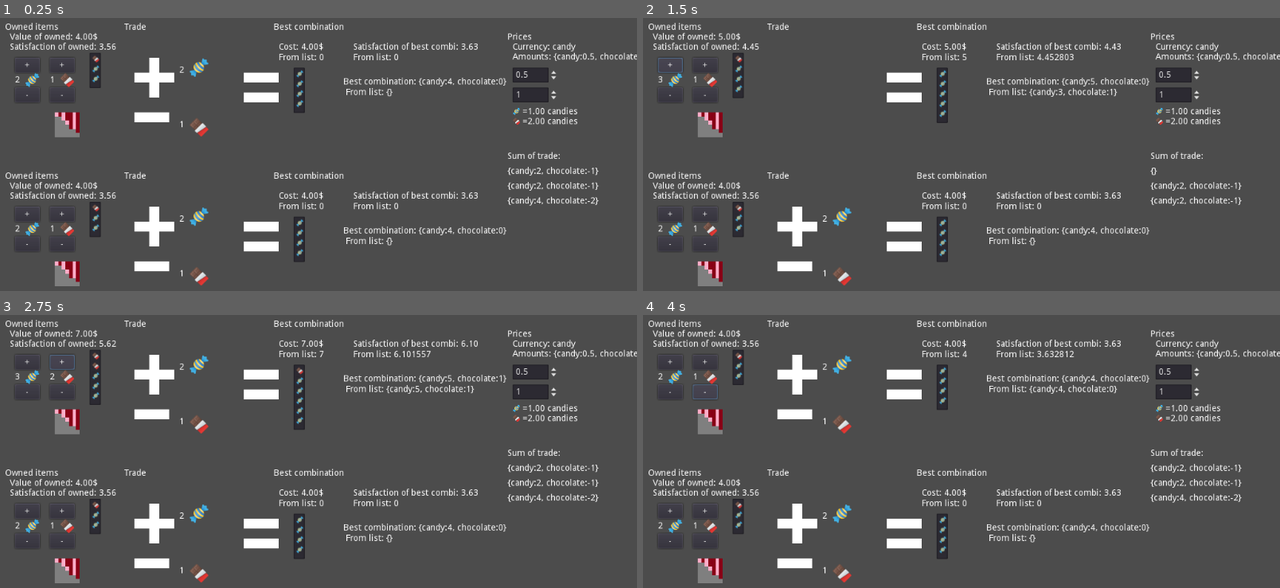
Above: before the commit, frames 1-4 (two rows, left to right).
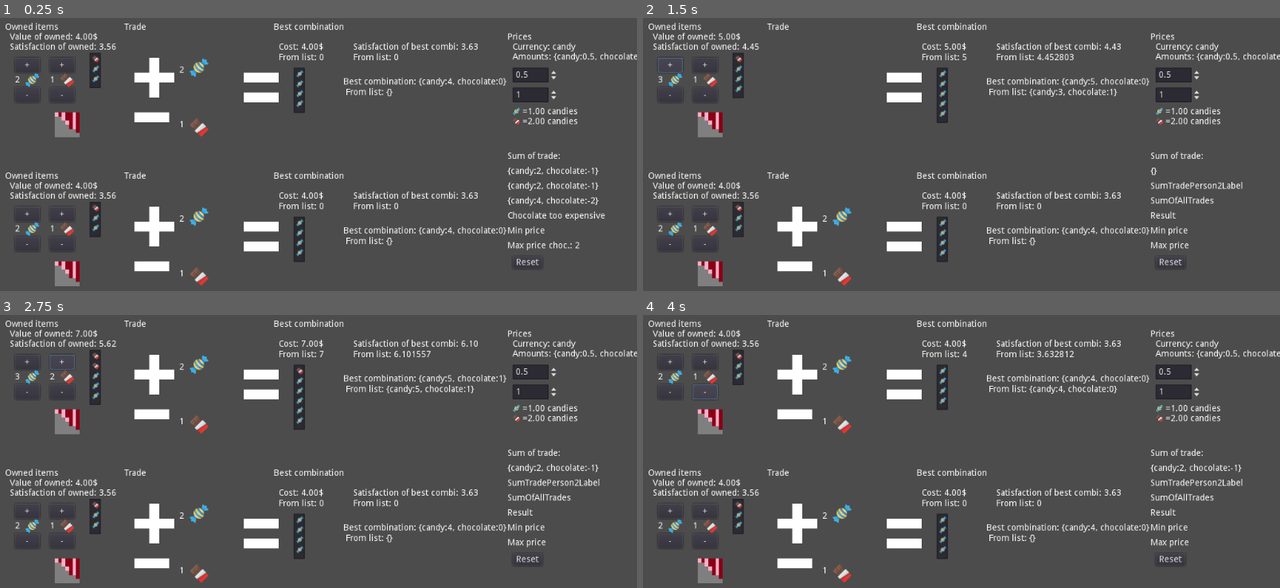
Above: after the commit, the same moments.

Repository: carlostgit/Prices
Game: Godot game, scene res://MainScene.tscn
Two runs of this game, one before a commit and one after it. Both use one fixed random seed, a clock stepped at 60 frames per second and the inputs below. The engine's default icon, where the game draws it, is replaced by a stand-in: a white triangle on a blue panel in a dark square.
Inputs (mouse positions are in pixels of both pictures, inside the frame that each line leads up to):
- Up to frame 1 (0.25 s): no input
- Up to frame 2 (1.5 s): click (1171, 263) at 0.5 s, where only the run after the commit has a clickable "Reset"; click "+" at 1.25 s
- Up to frame 3 (2.75 s): click "+" at 2 s
- Up to frame 4 (4 s): click "-" at 2.75 s; click "-" at 3.5 s

The runs differ from the first frame. In frame 1, 0.4% of the frame differs, in the area x 79-95%, y 70-91%; in frame 2, 0.7%; in frame 3, 0.7%, in the area x 79-95%, y 60-91%; in frame 4, 0.7%.

Commit message:
Añado test de precios en Tradesum, que dice si el precio actual es demasiado barato o demasiado caro

Diff:
--- a/MainScene.tscn
+++ b/MainScene.tscn
@@ -21,7 +21,7 @@
 margin_left = 816.0
 margin_top = 216.0
 margin_right = 984.0
-margin_bottom = 392.0
+margin_bottom = 416.0
 script = ExtResource( 3 )
 __meta__ = {
 "_edit_use_anchors_": false
@@ -60,8 +60,43 @@
 __meta__ = {
 "_edit_use_anchors_": false
 }
+
+[node name="PricesResult" type="Label" parent="TradeSum"]
+margin_top = 96.0
+margin_right = 96.0
+margin_bottom = 120.0
+text = "Prices result"
+__meta__ = {
+"_edit_use_anchors_": false
+}
+
+[node name="MinPrice" type="Label" parent="TradeSum"]
+margin_top = 120.0
+margin_right = 88.0
+margin_bottom = 144.0
+text = "Min price"
+__meta__ = {
+"_edit_use_anchors_": false
+}
+
+[node name="MaxPrice" type="Label" parent="TradeSum"]
+margin_top = 144.0
+margin_right = 80.0
+margin_bottom = 168.0
+text = "Max price"
+
+[node name="ResetButton" type="Button" parent="TradeSum"]
+margin_left = 8.0
+margin_top = 168.0
+margin_right = 56.0
+margin_bottom = 188.0
+text = "Reset"
+__meta__ = {
+"_edit_use_anchors_": false
+}
 [connection signal="ready" from="." to="PricesInfo" method="_on_MainScene_ready"]
 [connection signal="trade_updated" from="PersonScene1" to="TradeSum" method="_on_PersonScene1_trade_updated"]
 [connection signal="trade_updated" from="PersonScene2" to="TradeSum" method="_on_PersonScene2_trade_updated"]
+[connection signal="prices_changed" from="PricesInfo" to="PersonScene1" method="_on_PricesInfo_prices_changed"]
 [connection signal="prices_changed" from="PricesInfo" to="PersonScene2" method="_on_PricesInfo_prices_changed"]
-[connection signal="prices_changed" from="PricesInfo" to="PersonScene1" method="_on_PricesInfo_prices_changed"]
+[connection signal="pressed" from="TradeSum/ResetButton" to="TradeSum" method="_on_ResetButton_pressed"]
--- a/PricesInfo.gd
+++ b/PricesInfo.gd
@@ -71,3 +71,7 @@
 	update_prices()
 	update_after_prices_changed()
 	pass # Replace with function body.
+
+#TODO:
+#func increase_chocolate_price():
+#	pass
--- a/TradeSum.gd
+++ b/TradeSum.gd
@@ -16,6 +16,13 @@
 var _person2_trade_combidict = {}
 var _sum_of_trade_combidict = {}
 
+var _min_price_of_chocolate_found:bool = false
+var _min_price_of_chocolate:float = 0.0
+var _max_price_of_chocolate_found:bool = false
+var _max_price_of_chocolate:float = 0.0
+
+var _persons_trade_updated:Array = []
+var _num_of_persons = 2
 # Called when the node enters the scene tree for the first time.
 func _ready():
 	_person1 = get_node(node_path1)
@@ -27,7 +34,6 @@
 #	pass
 
 
-
 func update_sum_trades()->void:
 	var trade1_combination:Combination = Combination.new(_person1_trade_combidict)
 	var trade2_combination:Combination = Combination.new(_person2_trade_combidict)
@@ -37,13 +43,89 @@
 
 	$SumOfAllTrades.set_text(str(_sum_of_trade_combidict))
 
+	sum_of_all_trades_updated(_sum_of_trade_combidict)
+
+func sum_of_all_trades_updated(sum_of_trade_combidict_arg:Dictionary)->void:
+
+	var chocolate_too_cheap:bool = false
+	var chocolate_too_expensive:bool = false
+	var candy_amount:float = 0.0
+	var chocolate_amount:float = 0.0
+
+	if sum_of_trade_combidict_arg.has("candy"):
+		candy_amount = sum_of_trade_combidict_arg.get("candy")
+		if (candy_amount>0):
+			chocolate_too_expensive = true
+		elif (candy_amount<0):
+			chocolate_too_cheap = true
+
+	if sum_of_trade_combidict_arg.has("chocolate"):
+		chocolate_amount = sum_of_trade_combidict_arg.get("chocolate")
+		if (chocolate_amount>0):
+			chocolate_too_cheap = true
+		elif (chocolate_amount<0):
+			chocolate_too_expensive = true
+
+	#Se podía dar el caso de que candy_amount y chocolate_amount tengan el mismo signo
+	var error:bool = false
+	if candy_amount>0 and chocolate_amount>0:
+		error = true
+	elif candy_amount<0 and chocolate_amount<0:
+		error = true
+#
+
+	if chocolate_too_expensive:
+		$PricesResult.set_text("Chocolate too expensive")
+		var current_price_of_chocolate:float = Prices.get_price_of_product("chocolate")
+		if current_price_of_chocolate < _max_price_of_chocolate or false == _max_price_of_chocolate_found:
+			_max_price_of_chocolate = current_price_of_chocolate
+			$MaxPrice.set_text("Max price choc.: "+str(_max_price_of_chocolate))
+			_max_price_of_chocolate_found = true
+	elif chocolate_too_cheap:
+		$PricesResult.set_text("Chocolate too cheap")
+		var current_price_of_chocolate:float = Prices.get_price_of_product("chocolate")
+		if current_price_of_chocolate > _min_price_of_chocolate or false == _min_price_of_chocolate_found:
+			_min_price_of_chocolate = current_price_of_chocolate
+			$MinPrice.set_text("Min price choc.: "+str(_min_price_of_chocolate))
+			_min_price_of_chocolate_found = true
+	else:
+		$PricesResult.set_text("")
+
+	if error:
+		var old_text:String = $PricesResult.get_text()
+		$PricesResult.set_text(old_text + " error")
 
 func _on_PersonScene1_trade_updated(origin_node, trade_combidict):
 	_person1_trade_combidict = trade_combidict
 	$SumTradePerson1Label.set_text(str(trade_combidict))
-	update_sum_trades()
+#	update_sum_trades()
+	person_trade_updated(origin_node)
 
 func _on_PersonScene2_trade_updated(origin_node, trade_combidict):
 	_person2_trade_combidict = trade_combidict
 	$SumTradePerson2Label.set_text(str(trade_combidict))
-	update_sum_trades()
+#	update_sum_trades()
+	person_trade_updated(origin_node)
+
+func person_trade_updated(person_node_arg:Node):
+	if false == _persons_trade_updated.has(person_node_arg):
+		_persons_trade_updated.append(person_node_arg)
+	if _persons_trade_updated.size() == _num_of_persons:
+		update_sum_trades()
+		_persons_trade_updated.clear()
+
+func _on_ResetButton_pressed():
+	_min_price_of_chocolate_found = false
+	_min_price_of_chocolate = 0.0
+	_max_price_of_chocolate_found = false
+	_max_price_of_chocolate = 0.0
+
+	$MaxPrice.set_text("Max price")
+	$MinPrice.set_text("Min price")
+	$PricesResult.set_text("Result")
+	$SumOfAllTrades.set_text("SumOfAllTrades")
+	$SumTradePerson2Label.set_text("SumTradePerson2Label")
+	$SumTradePerson1Label.set_text("SumTradePerson1Label")
+
+	_persons_trade_updated.clear()
+	pass # Replace with function body.
